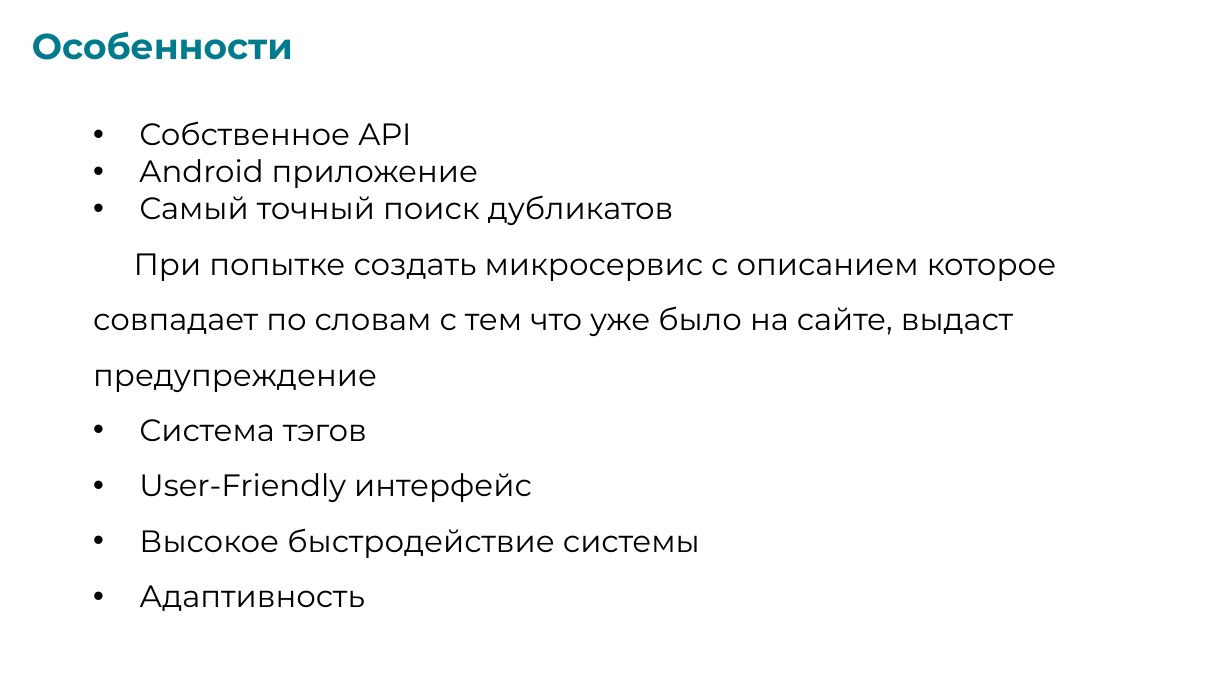
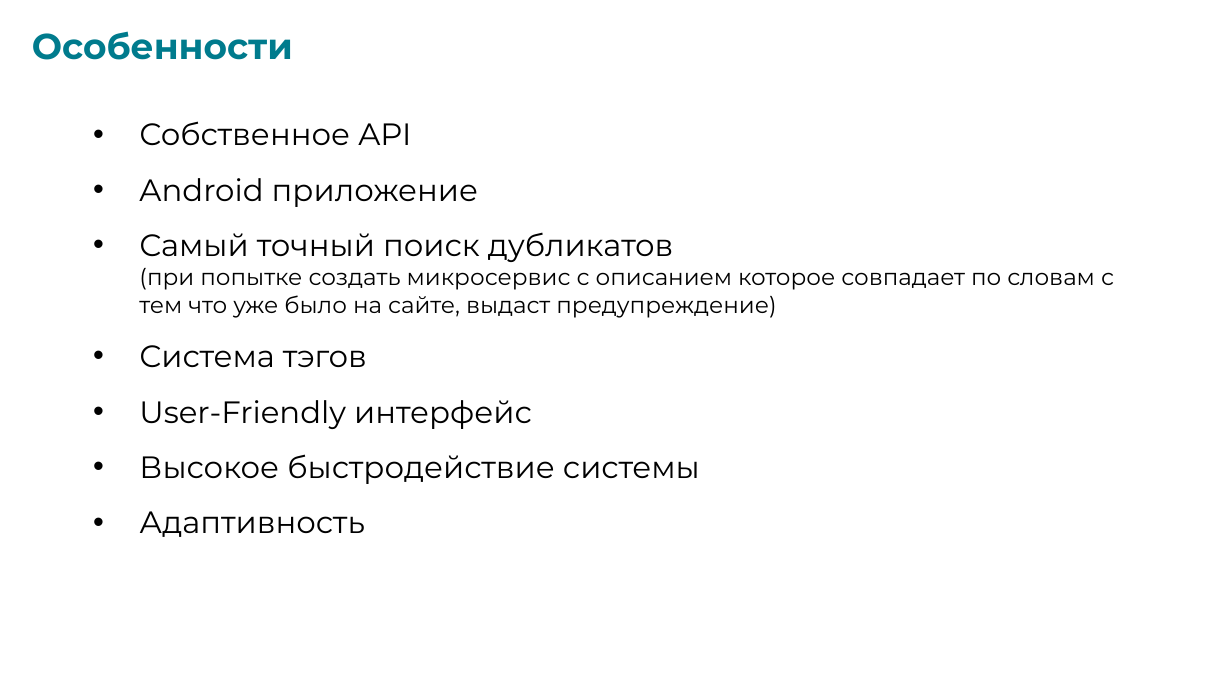
Before and after one commit to vapersan/changellenge, a slide deck: slide 7 of prezentation/HSM.pptx. Drawn at 1232x693 pixels with LibreOffice and Linux fonts; fonts in the diff are those of the drawing. Boxes give left, top, right and bottom in pixels: in the first picture for what was removed or moved away, otherwise in the second. Text is boxed around its words. In the diff, an @@ line names an element or a change of style, - is before the commit and + after.

Commit message:
[FIX] Prezentation

```diff
--- a/prezentation/HSM.pptx
+++ b/prezentation/HSM.pptx
@@ text at bbox=[139, 178, 674, 262]: line spacing 1 to 1.5 @@
@@ text at bbox=[139, 268, 1114, 318]: text changed; size 24 to 18 pt @@
-При попытке создать микросервис с описанием которое совпадает по словам с тем что уже было на сайте, выдаст предупреждение
+  (при попытке создать микросервис с описанием которое совпадает по словам с тем что уже было на сайте, выдаст предупреждение)
```
